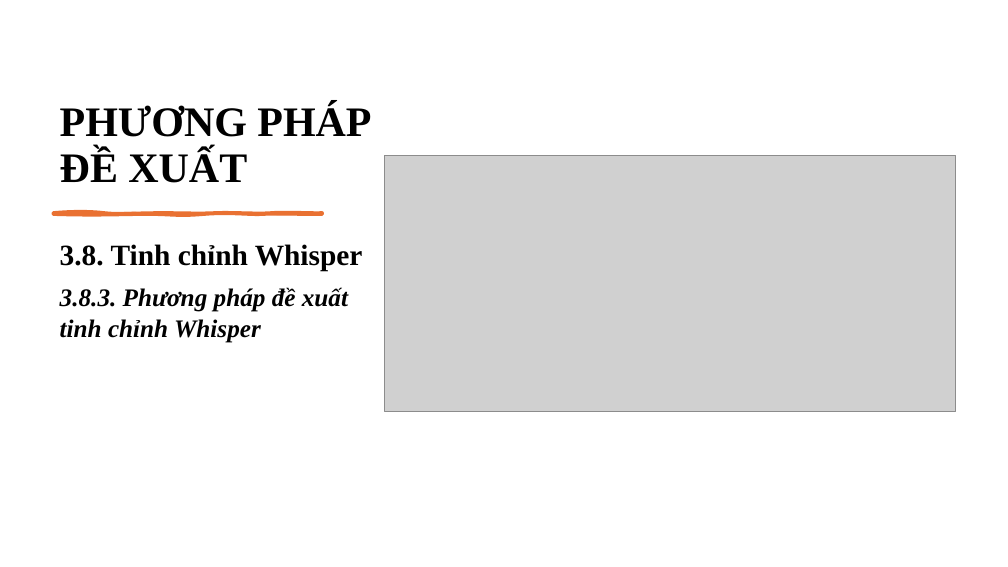
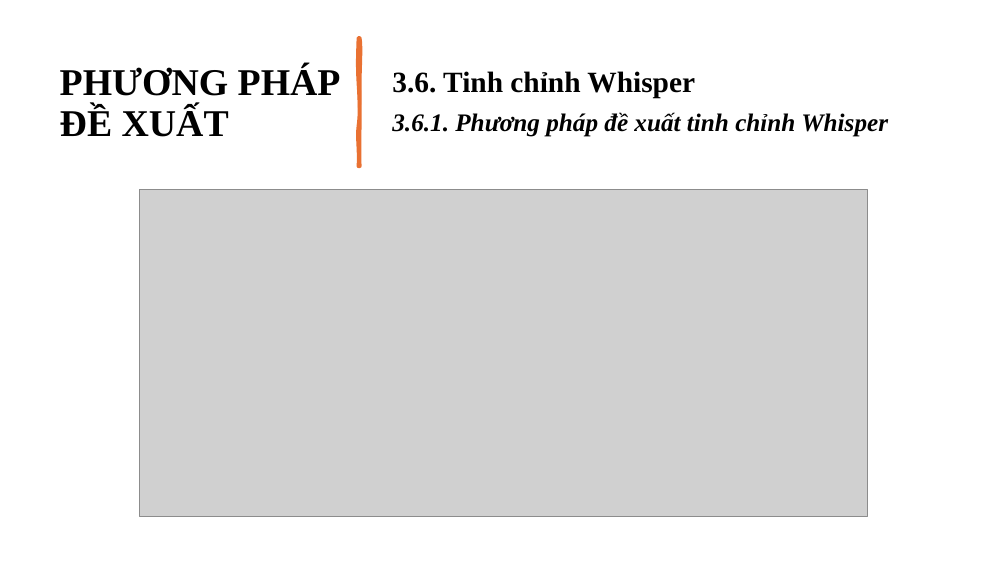
Before and after one commit to ngovanuc/Vietnamese_History_Chatbot, a slide deck: slide 18 of documents/slide bao cao v2.pptx (slide 40 before the commit). Drawn at 1008x567 pixels with LibreOffice and Linux fonts; fonts in the diff are those of the drawing; grey boxes stand for pictures. Boxes give left, top, right and bottom in pixels: in the first picture for what was removed or moved away, otherwise in the second. Text is boxed around its words. In the diff, an @@ line names an element or a change of style, - is before the commit and + after.

```diff
--- a/documents/slide bao cao v2.pptx
+++ b/documents/slide bao cao v2.pptx
@@ title "PHƯƠNG PHÁP ĐỀ XUẤT" at (60,66,341,137): size 40 to 36 pt; vertical alignment bottom to middle @@
@@ freeform shape added at (358,38,360,166), fill #E97132, outline #E97132 3.25 pt @@
@@ text "3.6. Tinh chỉnh Whisper" at (392,71,888,137): vertical alignment top to middle @@
@@ text at (392,71,888,137): text changed @@
-3.8. Tinh chỉnh Whisper
-3.8.3. Phương pháp đề xuất tinh chỉnh Whisper
+3.6. Tinh chỉnh Whisper
+3.6.1. Phương pháp đề xuất tinh chỉnh Whisper
@@ picture: place and size @@
-picture at (385,155,956,412)
+picture at (140,190,867,517)
@@ freeform shape removed at (53,212,322,214) @@
```
Also in this commit, not shown: 25 other slides changed, 1 slide added, 32 slides removed.
